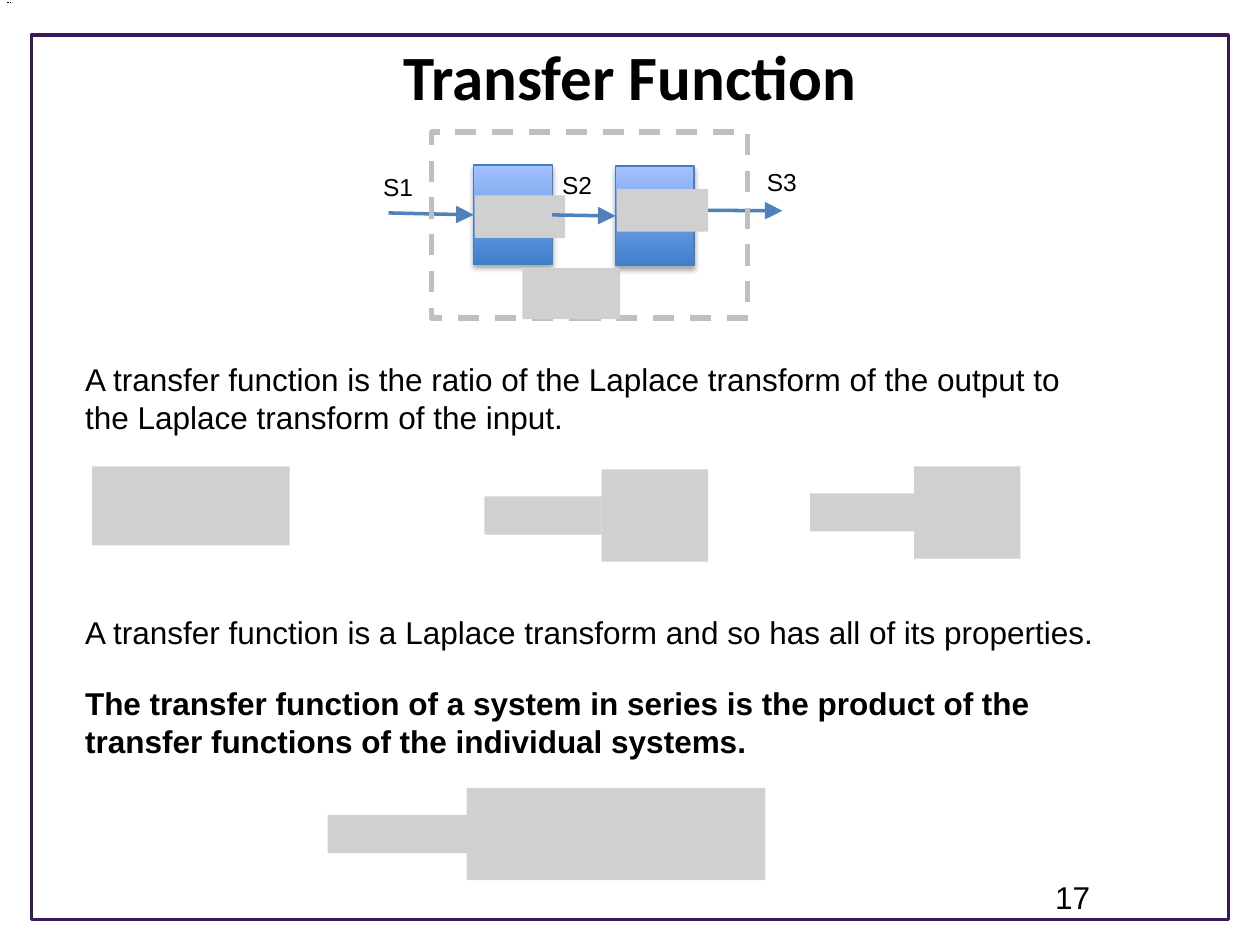
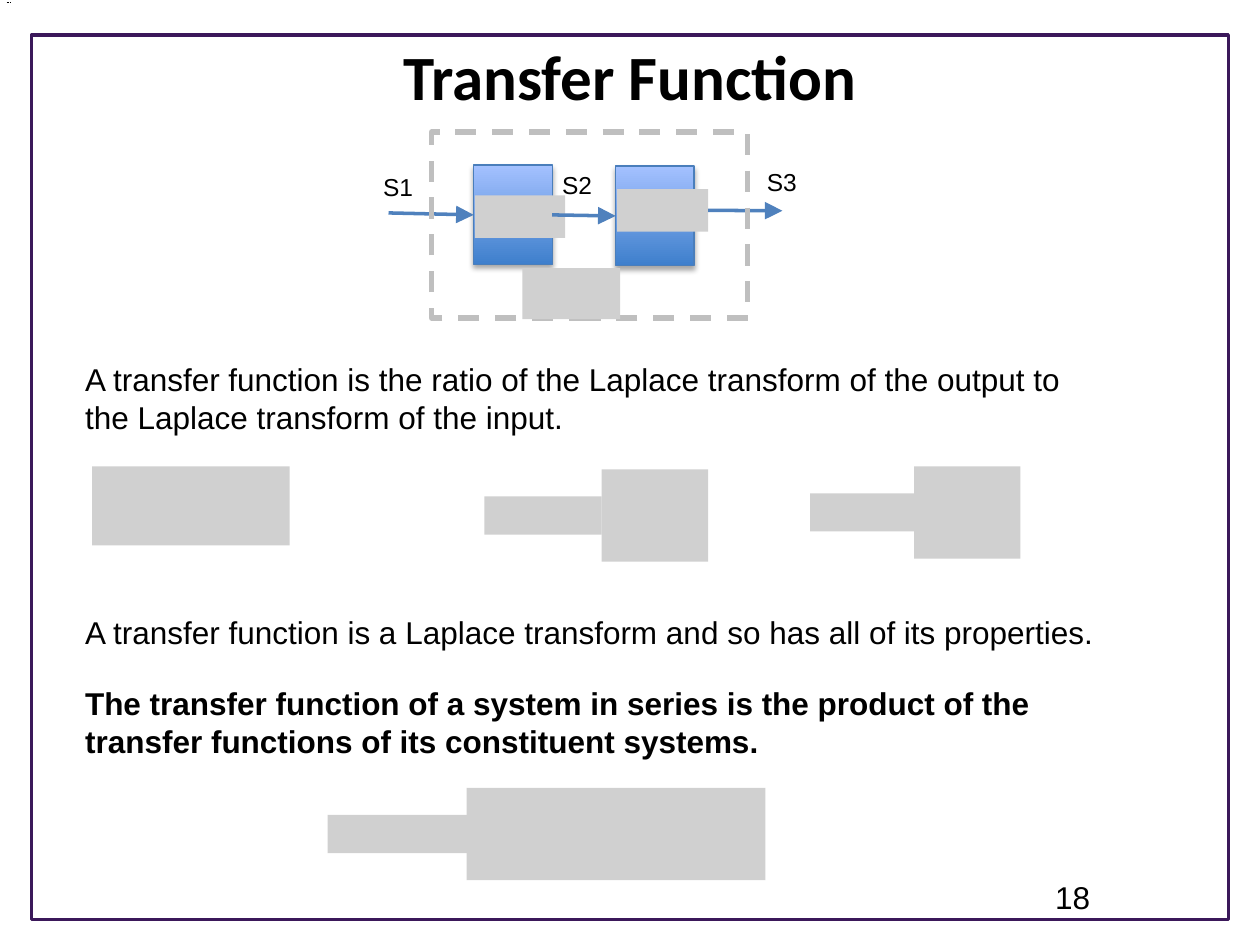
Before and after one commit to joseph-hellerstein/advanced-controls-lectures, a slide deck: slide 18 of classes/winter_2023/lectures/lecture_09-linear_time_invariant_systems/linear_time_invariant_systems.pptx (slide 17 before the commit). Drawn at 1260x945 pixels with LibreOffice and Linux fonts; fonts in the diff are those of the drawing; grey boxes stand for pictures; background and template pictures are left out. Boxes give left, top, right and bottom in pixels: in the first picture for what was removed or moved away, otherwise in the second. Text is boxed around its words. In the diff, an @@ line names an element or a change of style, - is before the commit and + after.

Commit message:
Updated lectures

```diff
--- a/classes/winter_2023/lectures/lecture_09-linear_time_invariant_systems/linear_time_invariant_systems.pptx
+++ b/classes/winter_2023/lectures/lecture_09-linear_time_invariant_systems/linear_time_invariant_systems.pptx
@@ text at [85, 692, 1029, 759]: text changed @@
-The transfer function of a system in series is the product of the transfer functions of the individual systems.
+The transfer function of a system in series is the product of the transfer functions of its constituent systems.
@@ page number at [1055, 887, 1090, 910]: text changed @@
-17
+18
```
Also in this commit, not shown: 4 other slides changed, 1 slide added, 4 other files.
